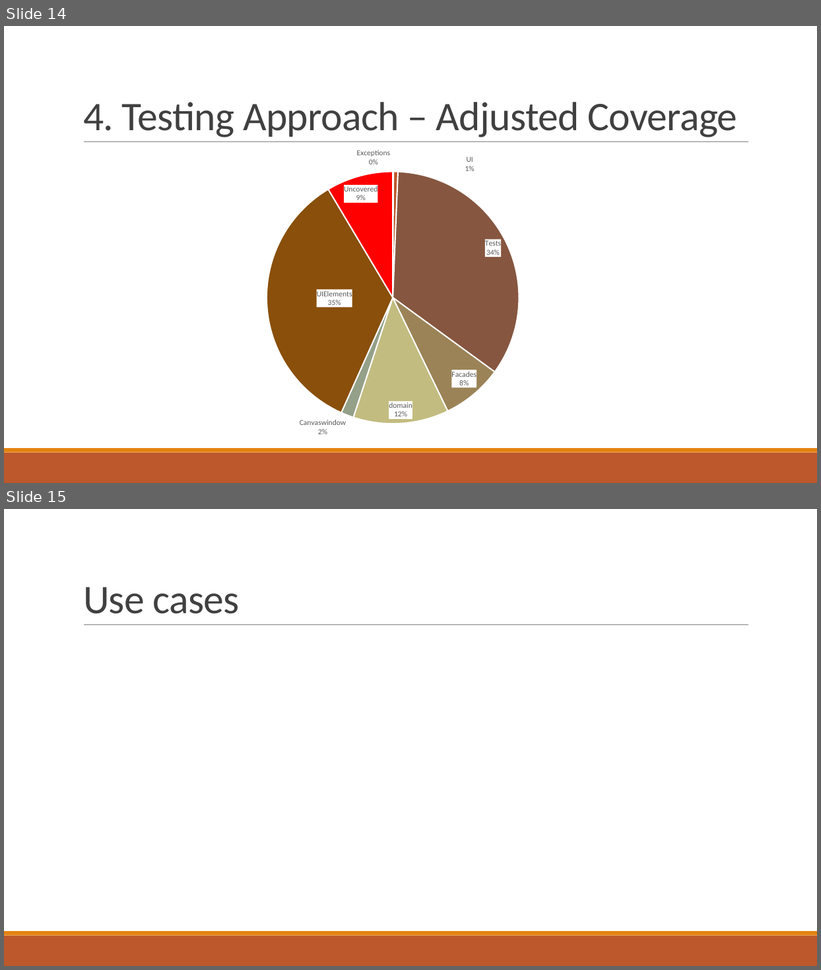
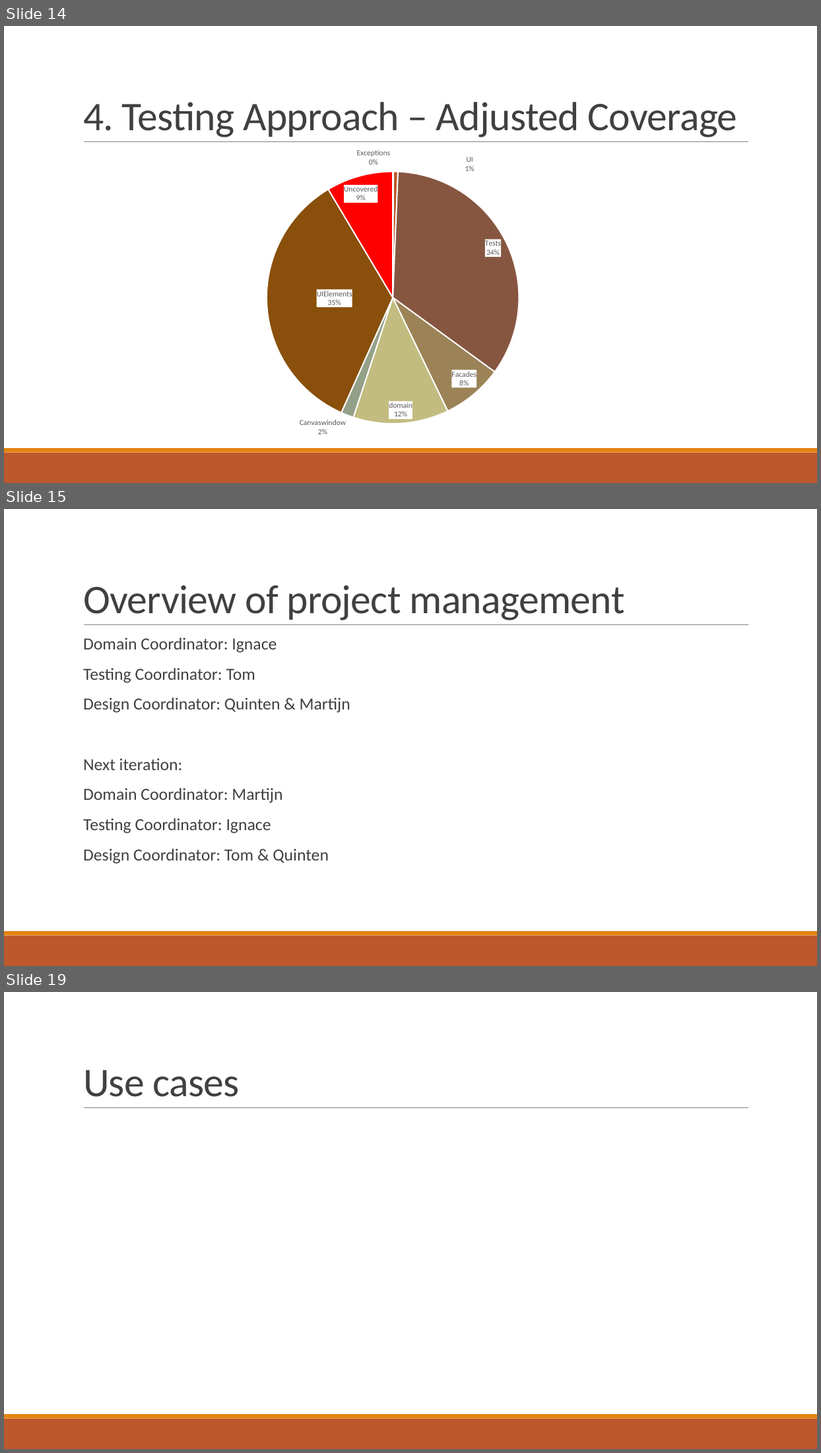
Before and after one commit to IgnaceBleukx/Software-Ontwerp, a slide deck: Presentaties/Iteration1.pptx. Shown one above the other, each under a label of ours: slides 14 and 15 before the commit, slides 14, 15 and 19 after it; the slides between them are not shown. The pictures are 821x970 and 821x1453 pixels, drawn with LibreOffice and Linux fonts; fonts in the diff are those of the drawing. Boxes give left, top, right and bottom in pixels: in the first picture for what was removed or moved away, otherwise in the second. Text is boxed around its words. In the diff, an @@ line names an element or a change of style, - is before the commit and + after.

Commit message:
Added project management information to pp

```diff
--- a/Presentaties/Iteration1.pptx
+++ b/Presentaties/Iteration1.pptx
@@ slide 15 added at bbox=[4, 509, 817, 966], background #FFFFFF; not listed: 3 template elements that a slide beside it also shows @@
@@ title added at bbox=[83, 585, 625, 621], 48 pt, text #404040 @@
+Overview of project management
@@ text added at bbox=[83, 638, 350, 864], 20 pt, text #404040 @@
+  Domain Coordinator: Ignace
+  Testing Coordinator: Tom
+  Design Coordinator: Quinten & Martijn
+  Next iteration:
+  Domain Coordinator: Martijn
+  Testing Coordinator: Ignace
+  Design Coordinator: Tom & Quinten
@@ what was slide 15 is now slide 19 @@
```
Also in this commit, not shown: 3 other slides added.
